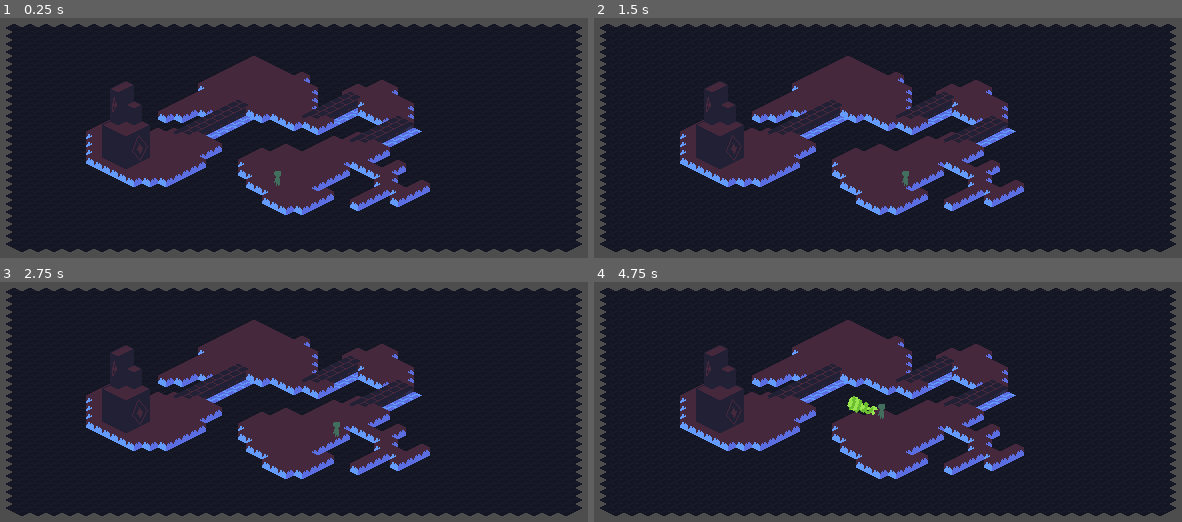
Above: before the commit, frames 1-4 (two rows, left to right).
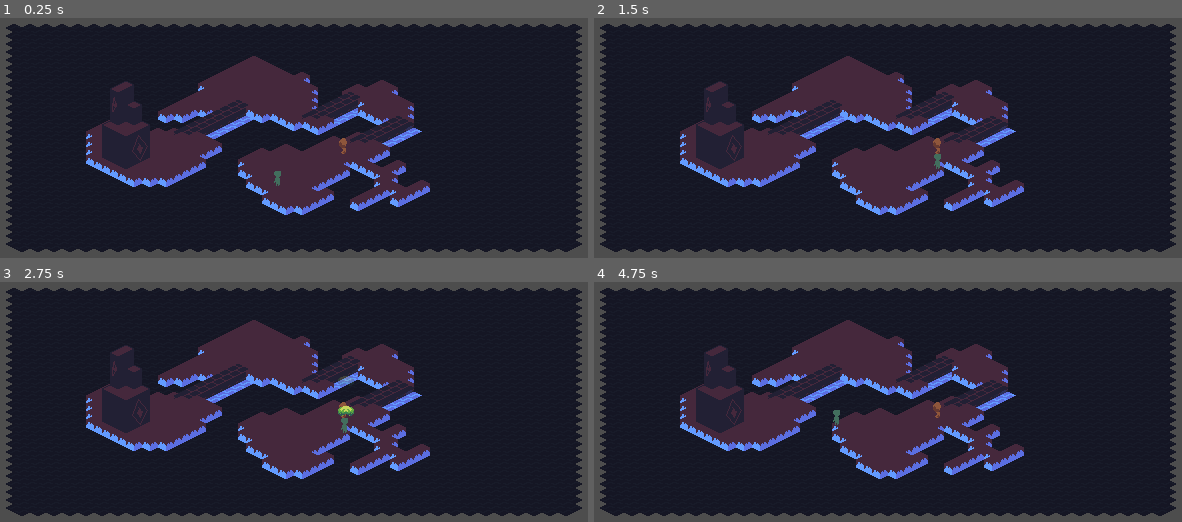
Above: after the commit, the same moments.

Repository: Boxypluto/Isometric-Rougelike
Game: Godot game, scene res://Isometric Testing.tscn
Same seed, same stepped clock (60 frames per second), same inputs: the game is played once before the commit and once after it.
Inputs (mouse positions are in pixels of both pictures, inside the frame that each line leads up to):
- Up to frame 1 (0.25 s): no input
- Up to frame 2 (1.5 s): tap Enter at 0.5 s; move the mouse to (1017, 114) at 0.52 s; press the mouse at (1017, 114) at 0.53 s; hold Right (Right) 0.53-1.28 s; tap Shift (Dash, bound only after the commit) at 0.8, 1.35 s; move the mouse to (746, 147) at 1.27 s; release the mouse at (746, 147) at 1.28 s; hold Down (Down) from 1.28 s (still down)
- Up to frame 3 (2.75 s): click (152, 411) at 1.55 s; move the mouse to (346, 325) at 2.02 s; release Down (Down) at 2.03 s; press the mouse at (346, 325) at 2.03 s; hold Right (Right) from 2.03 s (still down); tap Shift (Dash, bound only after the commit) at 2.3 s
- Up to frame 4 (4.75 s): move the mouse to (846, 459) at 2.77 s; release Right (Right) at 2.78 s; release the mouse at (846, 459) at 2.78 s; hold Up (Up) 2.78-3.53 s; tap Shift (Dash, bound only after the commit) at 2.85, 3.8, 4.35 s; click (846, 459) at 3.05 s; move the mouse to (1070, 442) at 3.52 s; press the mouse at (1070, 442) at 3.53 s; hold Left (Left) from 3.53 s (still down); move the mouse to (682, 346) at 4.27 s; release the mouse at (682, 346) at 4.28 s; click (682, 346) at 4.55 s

The runs differ from the first frame. In frame 1, less than 0.1% of the frame differs, in the area x 57-60%, y 50-57%; in frame 2, 0.2%; in frame 3, 0.3%; in frame 4, 0.4%, in the area x 40-60%, y 47-60%.

Commit message:
New Player Attack and Full Dummy

Diff:
--- /dev/null
+++ b/Components/DamagingAreaComponent.gd
@@ -0,0 +1,11 @@
+extends Area2D
+class_name DamagingAreaComponent
+
+@export var hitTags : Array[String]
+@export var Damage : int
+
+func AreaEntered(other_area : Area2D):
+	var HitBox : HurtBoxComponent = other_area
+	if HitBox != null:
+		if HitBox.HurtBoxType in hitTags:
+			HitBox.CauseHit(name, Damage)
--- /dev/null
+++ b/Components/DeathComponent.gd
@@ -0,0 +1,10 @@
+extends Node2D
+class_name DeathComponent
+
+@export var ObjectParent : Node
+
+func Kill():
+	if ObjectParent != null:
+		ObjectParent.queue_free()
+	else:
+		push_error("A DeathComponent is missing it's parnent and cannot destroy it!")
--- /dev/null
+++ b/Components/HealthComponent.gd
@@ -0,0 +1,20 @@
+extends Node2D
+class_name HealthComponent
+
+@export var InitialMaxHealth : int
+@export var InvincibilityState : bool = false
+
+signal HealthReachedZero
+
+@onready var Health : int = InitialMaxHealth
+@onready var MaxHealth : int = InitialMaxHealth
+@onready var Invincible : bool = InvincibilityState
+
+func DealDamage(amount : int, ignores_invincibility : bool = false):
+	if ignores_invincibility or not Invincible:
+		Health -= amount
+	if Health <= 0:
+		HealthReachedZero.emit()
+
+func HealDamage(amount : int):
+	Health = clamp(Health + amount, -INF, MaxHealth)
--- /dev/null
+++ b/Components/HurtBoxComponent.gd
@@ -0,0 +1,8 @@
+extends Area2D
+class_name HurtBoxComponent
+
+signal Hit(damage)
+@export var HurtBoxType = ""
+
+func CauseHit(Hitter, Damage : int = 0):
+	Hit.emit(Damage)
--- a/Isometric Testing.tscn
+++ b/Isometric Testing.tscn
@@ -1,11 +1,18 @@
-[gd_scene load_steps=3 format=3 uid="uid://hfs34f63lmd3"]
+[gd_scene load_steps=4 format=3 uid="uid://hfs34f63lmd3"]
 
 [ext_resource type="TileSet" uid="uid://b6paixhth3mpp" path="res://Tileset/Default Tiles.tres" id="1_ijv6g"]
 [ext_resource type="PackedScene" uid="uid://co3hr8p30ged5" path="res://Player/Player.tscn" id="2_p7sa0"]
+[ext_resource type="PackedScene" uid="uid://dfp6m2dnsb2pa" path="res://Objects/Enemies/Dummy/Dummy.tscn" id="3_j2pe7"]
 
 [node name="Node2D" type="Node2D"]
 
-[node name="TileMap" type="TileMap" parent="."]
+[node name="Camera2D" type="Camera2D" parent="."]
+position = Vector2(4, -53)
+
+[node name="Y-Sortables" type="Node2D" parent="."]
+y_sort_enabled = true
+
+[node name="TileMap" type="TileMap" parent="Y-Sortables"]
 y_sort_enabled = true
 texture_filter = 1
 tile_set = ExtResource("1_ijv6g")
@@ -18,9 +25,10 @@
 layer_1/z_index = -1
 layer_1/tile_data = PackedInt32Array(262143, 131072, 0, 196607, 131072, 0, 131071, 131072, 0, 65535, 131072, 0, -2, 131 …(39804 unchanged characters)…
 
-[node name="Player" parent="." instance=ExtResource("2_p7sa0")]
-y_sort_enabled = true
+[node name="Player" parent="Y-Sortables" instance=ExtResource("2_p7sa0")]
 position = Vector2(-0.124577, 2.40001)
 
-[node name="Camera2D" type="Camera2D" parent="."]
-position = Vector2(4, -53)
+[node name="Dummy" parent="Y-Sortables" instance=ExtResource("3_j2pe7")]
+position = Vector2(65, -30)
+
+[node name="Instantiated" type="Node2D" parent="Y-Sortables"]
--- /dev/null
+++ b/Objects/Enemies/Dummy/Dummy.gd
@@ -0,0 +1,11 @@
+extends CharacterBody2D
+
+@onready var health : HealthComponent = $HealthComponent
+@onready var death : DeathComponent = $DeathComponent
+@onready var hurt_box : HurtBoxComponent = $HurtBoxComponent
+
+func DummyIsHit(damage):
+	health.DealDamage(damage)
+
+func OnZeroHealth():
+	death.Kill()
--- /dev/null
+++ b/Objects/Enemies/Dummy/Dummy.tscn
@@ -0,0 +1,46 @@
+[gd_scene load_steps=8 format=3 uid="uid://dfp6m2dnsb2pa"]
+
+[ext_resource type="Script" path="res://Objects/Enemies/Dummy/Dummy.gd" id="1_5b88o"]
+[ext_resource type="Texture2D" uid="uid://baenhglam4ysl" path="res://Objects/Enemies/Dummy/Dummy.png" id="1_lyhvl"]
+[ext_resource type="Script" path="res://Components/HealthComponent.gd" id="2_ro6rq"]
+[ext_resource type="Script" path="res://Components/DeathComponent.gd" id="3_rjwtb"]
+[ext_resource type="Script" path="res://Components/HurtBoxComponent.gd" id="4_8kmbq"]
+
+[sub_resource type="CircleShape2D" id="CircleShape2D_fir61"]
+radius = 2.06155
+
+[sub_resource type="RectangleShape2D" id="RectangleShape2D_aa344"]
+size = Vector2(8, 16)
+
+[node name="Dummy" type="CharacterBody2D"]
+texture_filter = 1
+collision_layer = 2
+script = ExtResource("1_5b88o")
+
+[node name="CollisionShape2D" type="CollisionShape2D" parent="."]
+position = Vector2(0, -1.5)
+shape = SubResource("CircleShape2D_fir61")
+debug_color = Color(0.980392, 0, 0.396078, 0.419608)
+
+[node name="Sprite2D" type="Sprite2D" parent="."]
+position = Vector2(0, -8)
+texture = ExtResource("1_lyhvl")
+
+[node name="HealthComponent" type="Node2D" parent="."]
+script = ExtResource("2_ro6rq")
+InitialMaxHealth = 10
+
+[node name="DeathComponent" type="Node2D" parent="." node_paths=PackedStringArray("ObjectParent")]
+script = ExtResource("3_rjwtb")
+ObjectParent = NodePath("..")
+
+[node name="HurtBoxComponent" type="Area2D" parent="."]
+script = ExtResource("4_8kmbq")
+HurtBoxType = "Enemy"
+
+[node name="HurtBoxShape" type="CollisionShape2D" parent="HurtBoxComponent"]
+position = Vector2(0, -8)
+shape = SubResource("RectangleShape2D_aa344")
+
+[connection signal="HealthReachedZero" from="HealthComponent" to="." method="OnZeroHealth"]
+[connection signal="Hit" from="HurtBoxComponent" to="." method="DummyIsHit"]
--- a/Player/AttackFrames.tres
+++ b/Player/AttackFrames.tres
@@ -15,14 +15,6 @@
 atlas = ExtResource("1_b0pj6")
 region = Rect2(64, 0, 32, 16)
 
-[sub_resource type="AtlasTexture" id="AtlasTexture_lr8tf"]
-atlas = ExtResource("1_b0pj6")
-region = Rect2(96, 0, 32, 16)
-
-[sub_resource type="AtlasTexture" id="AtlasTexture_rm08v"]
-atlas = ExtResource("1_b0pj6")
-region = Rect2(128, 0, 32, 16)
-
 [resource]
 animations = [{
 "frames": [{
@@ -34,12 +26,6 @@
 }, {
 "duration": 1.0,
 "texture": SubResource("AtlasTexture_8373c")
-}, {
-"duration": 1.0,
-"texture": SubResource("AtlasTexture_lr8tf")
-}, {
-"duration": 1.0,
-"texture": SubResource("AtlasTexture_rm08v")
 }, {
 "duration": 1.0,
 "texture": null
--- a/Player/Player.gd
+++ b/Player/Player.gd
@@ -2,21 +2,61 @@
 
 # Speed of the player
 const SPEED = 64
+
+# The Spell Scene
+const PLAYER_SPELL = preload("res://Player/PlayerSpell.tscn")
+
+# Frames, counts the physics frames
+var frames : int
+
+# Instantiated Node
+@onready var instantiated = $"../Instantiated"
 
 # The player's attack node and sprite
 @onready var attack : AnimatedSprite2D = $Attack
 
 # The Area2D of the player's attack
 @onready var attack_area : Area2D = $Attack/AttackArea
+# The CollisionShape of the player's attack
+@onready var attack_shape : CollisionShape2D = $Attack/AttackArea/AttackShape
+
+# Direction variable
+var direction : Vector2
 
 # Attacking Bool
 var Attacking : bool = false
 
+# Dashing Variables
+var DashFrames : float = 7
+var DashSpeed : float = 640
+var StartedDashFrame : float
+var PlayerIsDashing = false
+var PlayerDashDirection : Vector2 = Vector2.ZERO
+
+# Lets the player move or shoot if true
+var PlayerCanMove = true
+var PlayerCanShoot = true
+
+# Recoil
+var RecoilVelocity : Vector2 = Vector2.ZERO
+@export var RecoilStrength : float
+
 func _physics_process(delta):
+
+	frames += 1
+
+	if PlayerIsDashing:
+		print("DASHING!")
+		velocity = PlayerDashDirection * DashSpeed
+		if frames >= StartedDashFrame + DashFrames:
+			print("DASHEND! " + str(frames) + ", " + str(StartedDashFrame) + ", " + str(DashFrames))
+			PlayerIsDashing = false
+			PlayerCanMove = true
+			PlayerCanShoot = true
 
 	#region WALKING
 	# Set a Vector2 names "direction" to the axis of the player's input
-	var direction : Vector2 = Vector2(Input.get_axis("Left", "Right"), Input.get_axis("Up", "Down"));
+	direction = Vector2(Input.get_axis("Left", "Right"), Input.get_axis("Up", "Down"))
 
 	# If two directions are pressed at once, reduce the speed to be consistent with diagonal and
 
@@ -26,15 +66,24 @@
 		direction *= 0.7
 		direction.y /= 2
 	elif abs(direction.y) > 0:
-		direction.y /= 2
+			direction.y /= 2
 	elif abs(direction.x) > 0:
 		direction.x /= 1.41
-
 	#endregion
 
-	velocity = direction * SPEED
+	if PlayerCanMove:
+		velocity = (direction * SPEED) + RecoilVelocity
+		RecoilVelocity = Vector2.ZERO
 
 	move_and_slide()
+
+	if Input.is_action_pressed("Attack") and frames % 10 == 0 and PlayerCanShoot:
+		var spell : Node = PLAYER_SPELL.instantiate()
+		add_child(spell)
+		spell.rotation = attack.global_position.angle_to_point(get_global_mouse_position())
+		spell.global_position = attack.global_position
+		spell.StartVelocity = Vector2.ZERO
+		#SuccessfullMelleAttack(spell.rotation)
 
 func _process(delta):
 
@@ -42,15 +91,49 @@
 
 	var attackAngle = attack.global_position.angle_to_point(MousePos)
 
-	if not attack.animation == "Attack":
+	#region SCRAPPED ATTACK
+
+	if not attack.animation == "Attack" and false:
 		attack.rotation = attackAngle
 
-	if attack.animation == "Attack" and attack.frame == 5:
+	if attack.animation == "Attack" and attack.frame == 3 and false:
 		attack.animation = "Nothing"
 		Attacking = false
+		attack_shape.disabled = true
+
+#endregion
+
 
 func _input(event):
 
-	if event.is_action_pressed("Attack"):
-		attack.animation = "Attack"
-		Attacking = true
+	if event.is_action_pressed("Dash") and not PlayerIsDashing:
+		print("DASH!")
+		StartedDashFrame = frames
+		PlayerIsDashing = true
+		PlayerCanMove = false
+		PlayerCanShoot = false
+		PlayerDashDirection = direction
+
+	##region SCRAPPED_ATTACK
+	#
+	#if event.is_action_pressed("Attack") and false:
+		#attack.animation = "Attack"
+		#Attacking = true
+		#attack_shape.disabled = false
+##endregion
+	#
+	#if event.is_action("Attack"):
+		#var spell : Node = PLAYER_SPELL.instantiate()
+		#instantiated.add_child(spell)
+		#spell.rotation = attack.global_position.angle_to_point(get_global_mouse_position())
+		#spell.global_position = attack.global_position
+		#SuccessfullMelleAttack(spell.rotation)
+
+func SuccessfullMelleAttack(angle = attack.rotation):
+	RecoilVelocity = Vector2.from_angle(angle + PI) * RecoilStrength
+
+func player_to_mouse_angle():
+	return (global_position - Vector2(0, 8)).angle_to_point(get_global_mouse_position())
+
+func player_to_mouse_vector():
+	return Vector2.from_angle(player_to_mouse_angle())
--- a/Player/Player.tscn
+++ b/Player/Player.tscn
@@ -1,8 +1,9 @@
-[gd_scene load_steps=6 format=3 uid="uid://co3hr8p30ged5"]
+[gd_scene load_steps=7 format=3 uid="uid://co3hr8p30ged5"]
 
 [ext_resource type="Script" path="res://Player/Player.gd" id="1_seqry"]
 [ext_resource type="Texture2D" uid="uid://ucysq7b4l6oo" path="res://Player/PlayerPlaceholder.png" id="2_i0uht"]
 [ext_resource type="SpriteFrames" uid="uid://0mauhwjjapbp" path="res://Player/AttackFrames.tres" id="3_1f41h"]
+[ext_resource type="Script" path="res://Player/PlayerAttack.gd" id="4_ilk1c"]
 
 [sub_resource type="CircleShape2D" id="CircleShape2D_kkbr2"]
 radius = 2.23607
@@ -14,6 +15,7 @@
 [node name="Player" type="CharacterBody2D"]
 texture_filter = 1
 script = ExtResource("1_seqry")
+RecoilStrength = 256.0
 
 [node name="Sprite2D" type="Sprite2D" parent="."]
 position = Vector2(0, -8)
@@ -31,8 +33,13 @@
 offset = Vector2(20, 0)
 
 [node name="AttackArea" type="Area2D" parent="Attack"]
+script = ExtResource("4_ilk1c")
 
 [node name="AttackShape" type="CollisionShape2D" parent="Attack/AttackArea"]
 position = Vector2(18, 0)
 rotation = -1.57079
 shape = SubResource("CapsuleShape2D_yn864")
+disabled = true
+
+[connection signal="AttackHasHit" from="Attack/AttackArea" to="." method="SuccessfullMelleAttack"]
+[connection signal="area_entered" from="Attack/AttackArea" to="Attack/AttackArea" method="AttackEntered"]
--- /dev/null
+++ b/Player/PlayerAttack.gd
@@ -0,0 +1,10 @@
+extends Area2D
+
+@onready var player = $"../.."
+
+signal AttackHasHit
+
+func AttackEntered(HurtBox : HurtBoxComponent):
+	if HurtBoxComponent == null: return
+	HurtBox.CauseHit(name, 1)
+	AttackHasHit.emit()
--- /dev/null
+++ b/Player/PlayerSpell.gd
@@ -0,0 +1,20 @@
+extends CharacterBody2D
+
+const ALIVE_FRAMES : float = 16
+const SPEED : float = 3
+var StartVelocity
+var LivingTime
+
+@onready var spell_sprite = $SpellSprite
+
+func _ready():
+	LivingTime = ALIVE_FRAMES
+
+func _physics_process(delta):
+	velocity = (Vector2.from_angle(rotation) * SPEED) + StartVelocity
+	LivingTime -= 1
+	if LivingTime < (ALIVE_FRAMES / 3):
+		modulate.a = (LivingTime)/(ALIVE_FRAMES/3)
+	if LivingTime <= 0:
+		queue_free()
+	move_and_collide(velocity)
--- /dev/null
+++ b/Player/PlayerSpell.tscn
@@ -0,0 +1,37 @@
+[gd_scene load_steps=6 format=3 uid="uid://djn774iugvcqu"]
+
+[ext_resource type="Script" path="res://Player/PlayerSpell.gd" id="1_d6xuj"]
+[ext_resource type="Texture2D" uid="uid://c2fnmdhctpq30" path="res://Player/PlayerSpell.png" id="1_vqilj"]
+[ext_resource type="Script" path="res://Components/DamagingAreaComponent.gd" id="3_780py"]
+
+[sub_resource type="CapsuleShape2D" id="CapsuleShape2D_sg0fh"]
+radius = 5.0
+height = 18.0
+
+[sub_resource type="CapsuleShape2D" id="CapsuleShape2D_hkiop"]
+radius = 5.0
+height = 18.0
+
+[node name="PlayerSpell" type="CharacterBody2D"]
+texture_filter = 1
+script = ExtResource("1_d6xuj")
+
+[node name="CollisionShape2D" type="CollisionShape2D" parent="."]
+shape = SubResource("CapsuleShape2D_sg0fh")
+disabled = true
+
+[node name="SpellSprite" type="Sprite2D" parent="."]
+position = Vector2(-1, 1)
+rotation = 1.57079
+texture = ExtResource("1_vqilj")
+
+[node name="Area2D" type="Area2D" parent="."]
+script = ExtResource("3_780py")
+hitTags = Array[String](["Enemy"])
+Damage = 1
+
+[node name="CollisionShape2D" type="CollisionShape2D" parent="Area2D"]
+shape = SubResource("CapsuleShape2D_hkiop")
+debug_color = Color(0.6, 0.368627, 1, 0.419608)
+
+[connection signal="area_entered" from="Area2D" to="Area2D" method="AreaEntered"]
--- a/project.godot
+++ b/project.godot
@@ -52,3 +52,13 @@
 "events": [Object(InputEventMouseButton,"resource_local_to_scene":false,"resource_name":"","device":-1,"window_id":0,"a …(258 unchanged characters)…
 ]
 }
+Dash={
+"deadzone": 0.5,
+"events": [Object(InputEventKey,"resource_local_to_scene":false,"resource_name":"","device":-1,"window_id":0,"alt_pressed":false,"shift_pressed":false,"ctrl_pressed":false,"meta_pressed":false,"pressed":false,"keycode":0,"physical_keycode":4194325,"key_label":0,"unicode":0,"echo":false,"script":null)
+]
+}
+
+[layer_names]
+
+2d_physics/layer_1="Main"
+2d_physics/layer_2="Enemies"
Binary file changed: Objects/Enemies/Dummy/Dummy.aseprite
Binary file changed: Objects/Enemies/Dummy/Dummy.png
Not shown: 1 places in Player/AttackFrames.tres that only renumber resources
Binary file changed: Player/PlayerAttack.aseprite
Binary file added: Player/PlayerAttack.gif
Binary file changed: Player/PlayerAttack.png
Binary file added: Player/PlayerSpell.aseprite
Binary file added: Player/PlayerSpell.png
Not shown, added: Player/PlayerSpell.png.import
